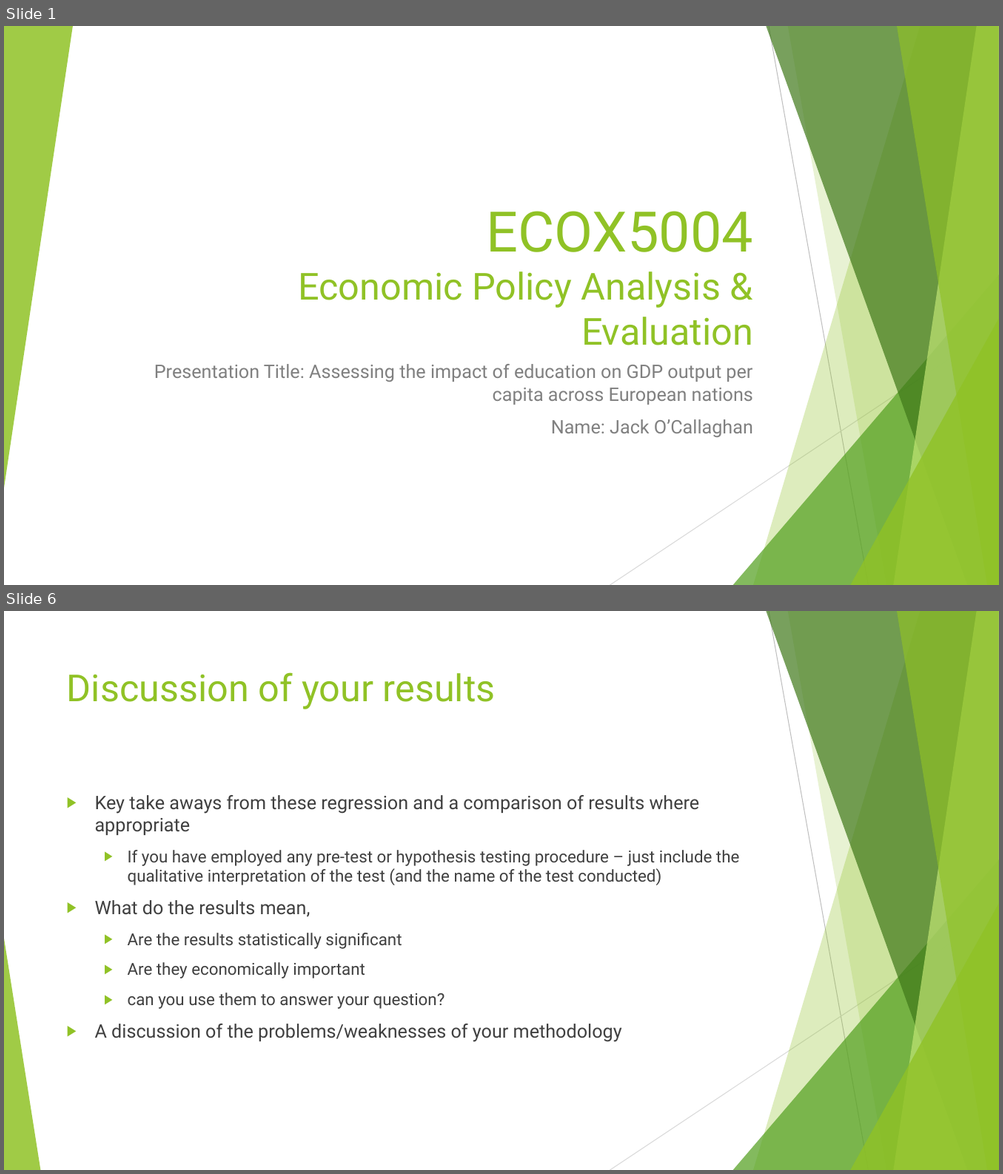
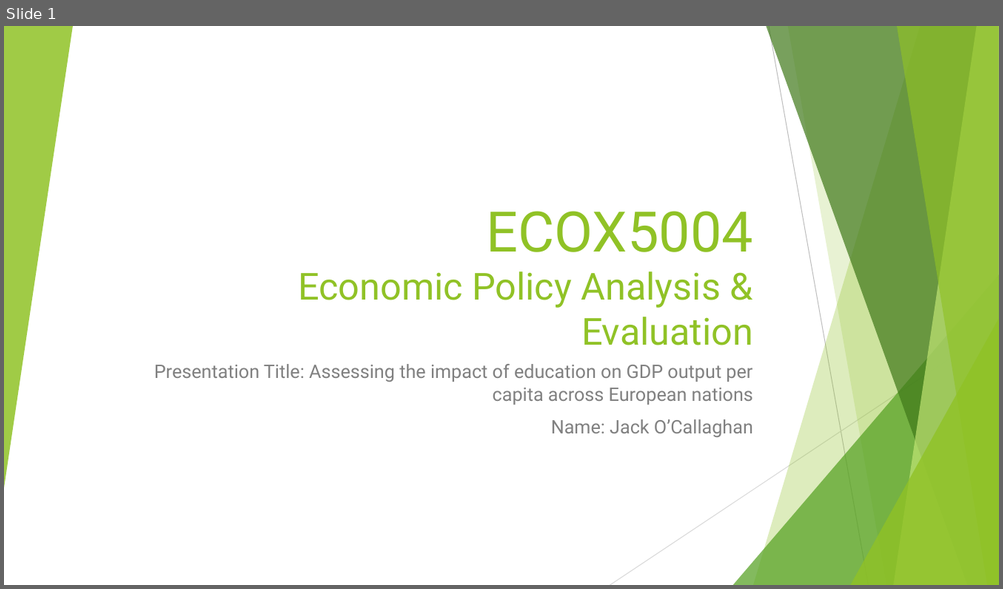
Before and after one commit to jack-n-ocallaghan/ecox-5004-analysis, a slide deck: ECOX5004 Pres 2 Proforma Slides - Jack O'Callaghan.pptx. Shown one above the other, each under a label of ours: slides 1 and 6 before the commit, slide 1 after it; the slides between them are not shown. The pictures are 1003x1174 and 1003x589 pixels, drawn with LibreOffice and Linux fonts; fonts in the diff are those of the drawing. Boxes give left, top, right and bottom in pixels: in the first picture for what was removed or moved away, otherwise in the second. Text is boxed around its words. In the diff, an @@ line names an element or a change of style, - is before the commit and + after.

Commit message:
draft-pres
Draft Presentation completed, and two core models added (plus accompanying statistical testing and narrative).

```diff
--- a/ECOX5004 Pres 2 Proforma Slides - Jack O'Callaghan.pptx
+++ b/ECOX5004 Pres 2 Proforma Slides - Jack O'Callaghan.pptx
@@ slide 6 removed at <box>4,611,999,1170</box>, background #FFFFFF; not listed: 9 template elements that a slide beside it also shows @@
@@ title removed at <box>67,672,495,709</box> @@
-Discussion of your results
@@ text removed at <box>95,795,739,1042</box> @@
-▶ Key take aways from these regression and a comparison of results where appropriate
-  ▶ If you have employed any pre-test or hypothesis testing procedure – just include the qualitative interpretation of the test (and the name of the test conducted)
-▶ What do the results mean,
-  ▶ Are the results statistically significant
-  ▶ Are they economically important
-  ▶ can you use them to answer your question?
-▶ A discussion of the problems/weaknesses of your methodology
@@ triangle removed at <box>4,939,40,1170</box> @@
```
Also in this commit, not shown: 4 slides changed, 4 slides added, 2 other slides removed, 3 other files.
